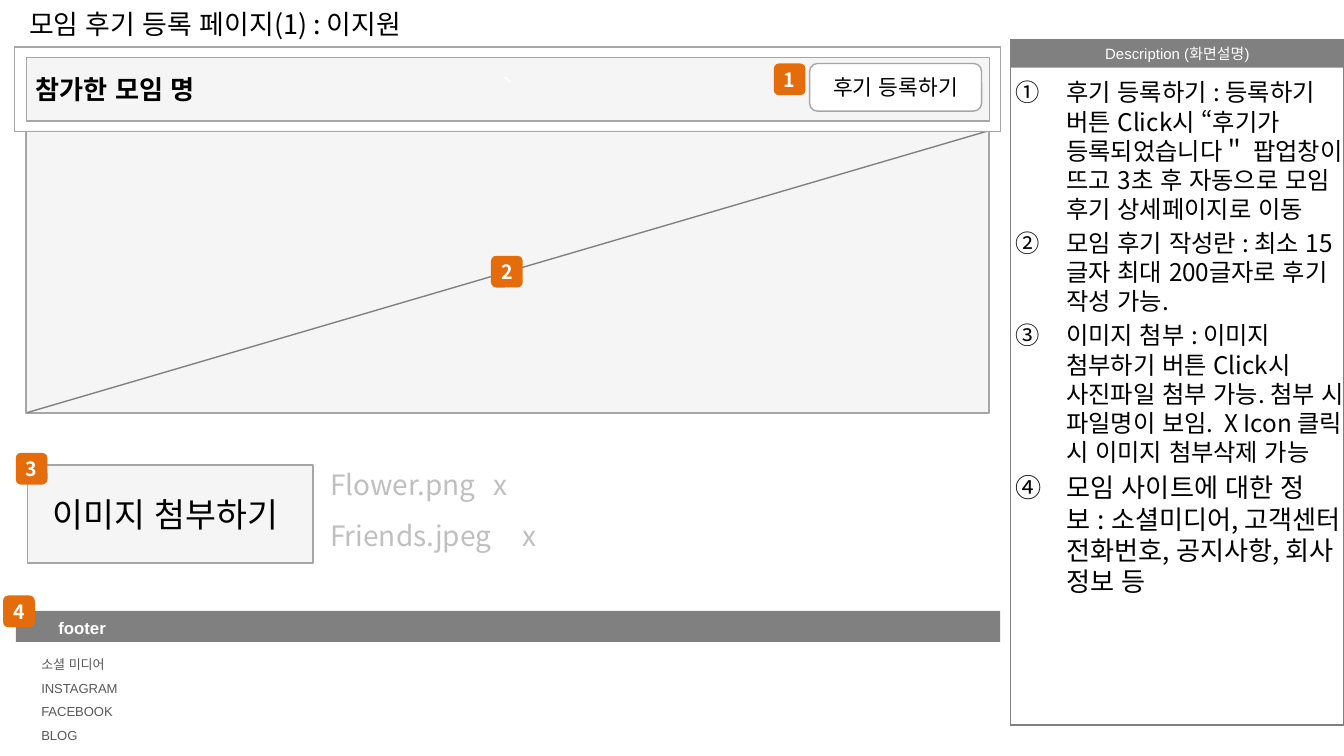
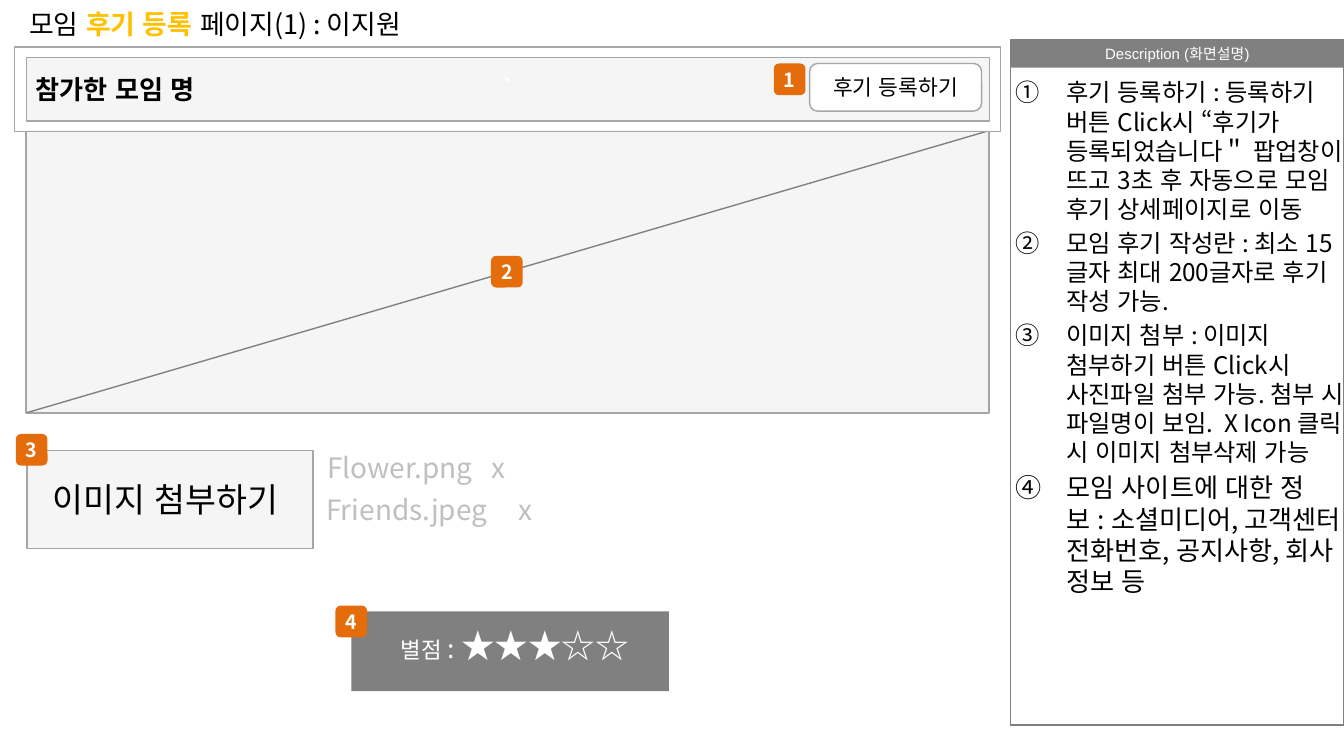
Before and after one commit to moim5/moida-general, a slide deck: slide 3 of documents/storyBoard/sakura0416710/스토리보드_이지원.pptx. Drawn at 1344x756 pixels with LibreOffice and Linux fonts; fonts in the diff are those of the drawing. Boxes give left, top, right and bottom in pixels: in the first picture for what was removed or moved away, otherwise in the second. Text is boxed around its words. In the diff, an @@ line names an element or a change of style, - is before the commit and + after.

```diff
--- a/documents/storyBoard/sakura0416710/스토리보드_이지원.pptx
+++ b/documents/storyBoard/sakura0416710/스토리보드_이지원.pptx
@@ title "모임 후기 등록 페이지(1) : ..." at [29,11,401,39]: text colour #000000 to #FFC000, bold on in "후기 등록" @@
@@ rounded rectangle "3": place and size @@
-rounded rectangle "3" at [16,453,48,485]
+rounded rectangle "3" at [16,434,48,466]
@@ text "Flower.png x": place and size @@
-text "Flower.png x" at [330,473,508,502]
+text "Flower.png x" at [327,456,505,485]
@@ rectangle "이미지 첨부하기": place and size @@
-rectangle "이미지 첨부하기" at [27,465,313,563]
+rectangle "이미지 첨부하기" at [27,450,313,548]
@@ text "Friends.jpeg x": place and size @@
-text "Friends.jpeg x" at [330,524,536,553]
+text "Friends.jpeg x" at [326,498,532,527]
@@ text in rounded rectangle at [58,622,106,634]: text removed @@
-footer
@@ rounded rectangle "4": place and size @@
-rounded rectangle "4" at [3,595,35,628]
+rounded rectangle "4" at [336,606,368,638]
@@ rectangle: place and size @@
-rectangle at [16,610,1000,641]
+rectangle at [351,612,668,691]
@@ text removed at [41,658,117,740] @@
-소셜 미디어
-INSTAGRAM
-FACEBOOK
-BLOG
@@ text added at [401,639,442,660], 18 pt, text #FFFFFF @@
+별점 : ★★★☆☆
```
Also in this commit, not shown: 2 other slides changed, 4 slides added, 3 slides removed.
